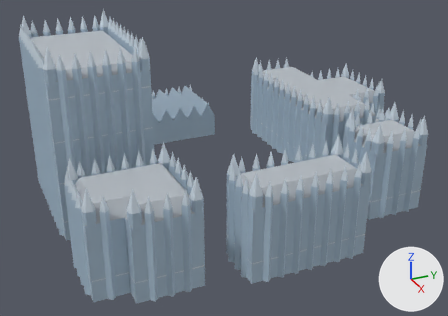
Renders of the glTF model models/pit-ppg-place-plaza.glb from each side of a commit.
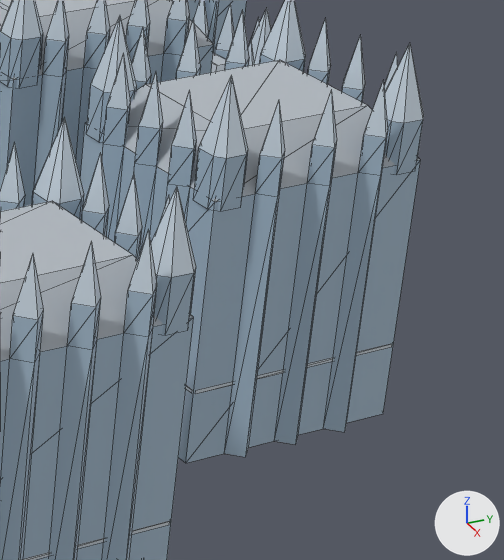
There are two pictures of each version: one whole from a 50 mm lens placed at (232.0, -109.2, 125.9), pointed at (4.9, -7.0, 12.4), one close up on the part from 72% to 100% of the width and 33% to 77% of the height. Lighting does not change. The marker at lower right points along +X, +Y and +Z. The older version's two pictures come first. The close-ups show mesh edges as thin lines. Vertices at exactly the same position are counted once.

The first close-up shows 'PPG Place'.
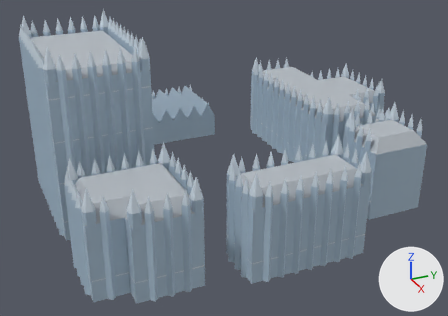
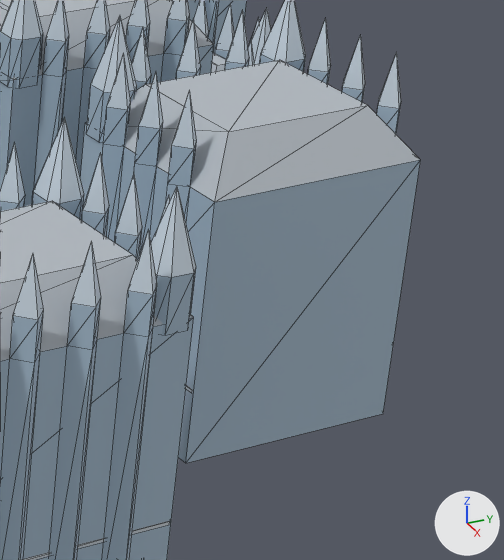
Commit message: Keep PPG Place plaza off the Burke Building

Location of each change, (x1, y1, x2, y2) in pixels of the close-ups (504 x 560 px):
'PPG Place', reshaped
    before: (0, 0, 424, 560)
    after: (0, 0, 420, 560)
part 1 of me_ppg_place, deleted
    before: (193, 76, 248, 211)
part 2 of me_ppg_place, deleted
    before: (224, 101, 285, 457)
part 3 of me_ppg_place, deleted
    before: (323, 80, 388, 432)
part 4 of me_ppg_place, deleted
    before: (274, 90, 337, 445)
part 5 of me_ppg_place, cut back (mostly hidden afterwards)
    before: (195, 43, 424, 394)
    after: (387, 103, 401, 134)

What the commit changed:
me_ppg_place is used by ob_ppg_place; location (0.0, 0.0, 0.0).
me_ppg_place had 2300 vertices, 2980 faces and spanned x -83.0..79.0, y -83.0..94.0, z 0.0..74.0.
me_ppg_place now has 2226 vertices, 2882 faces and spans x -83.0..79.0, y -83.0..94.0, z 0.0..74.0.
me_ppg_place part 1: the loose piece of 17 vertices spanning x 54.0..58.0, y 32.0..36.0, z 28.0..40.0 is deleted.
me_ppg_place part 2: the loose piece of 12 vertices spanning x 57.0..60.0, y 37.0..40.0, z 0.0..38.0 is deleted.
me_ppg_place part 3: the loose piece of 12 vertices spanning x 57.0..60.0, y 50.0..53.0, z 0.0..38.0 is deleted.
me_ppg_place part 4: the loose piece of 12 vertices spanning x 57.0..60.0, y 43.0..46.0, z 0.0..38.0 is deleted.
Part 5, on me_ppg_place:
21 vertices are removed from x 54.0..58.0, y 33.0..58.0, z 8.0..40.0.
32 faces are deleted.
1 vertex moves within x 54.0, y 57.0, z 28.0.
4 new faces join them, mat_window (blue #abc0d2).
2 new faces join them, mat_ppg_mullion (light grey #d4dae0).
